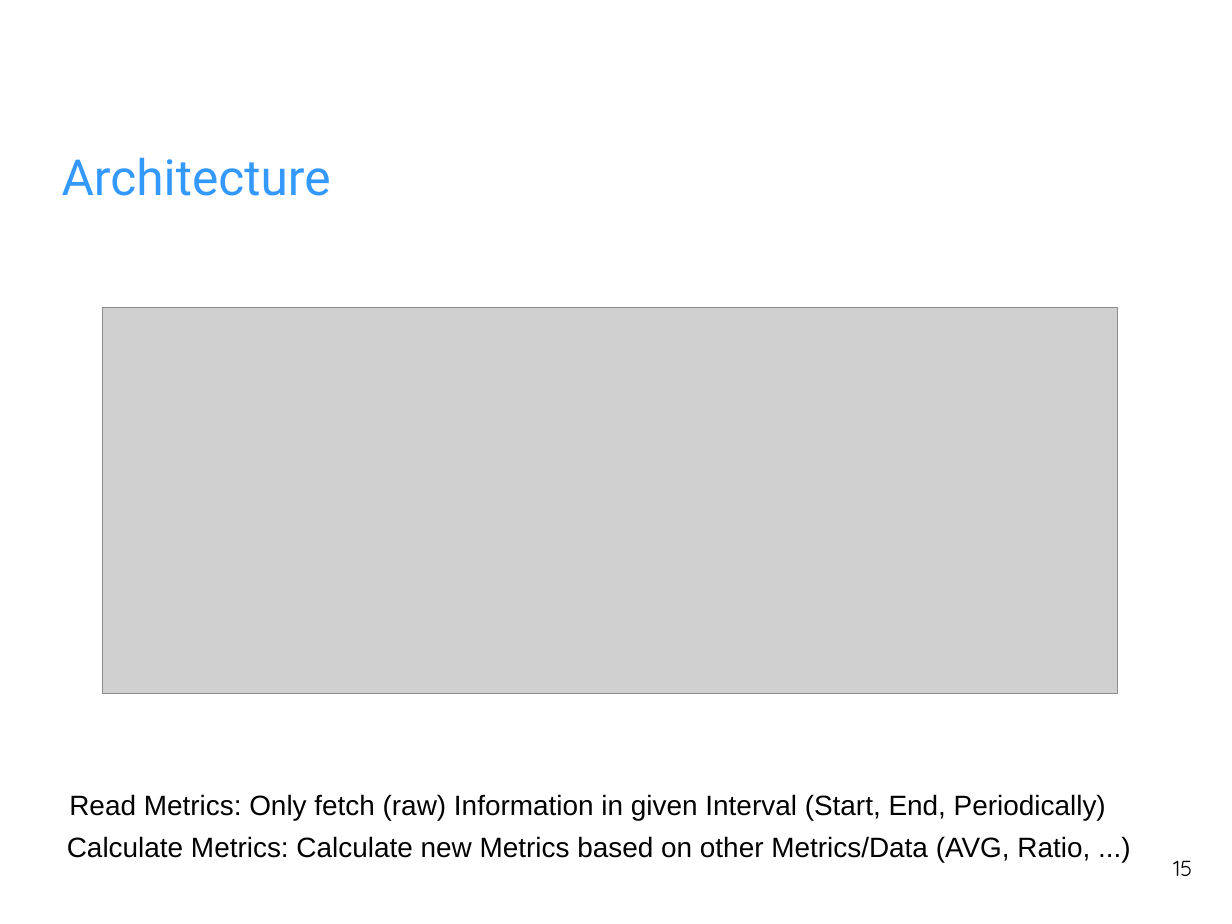
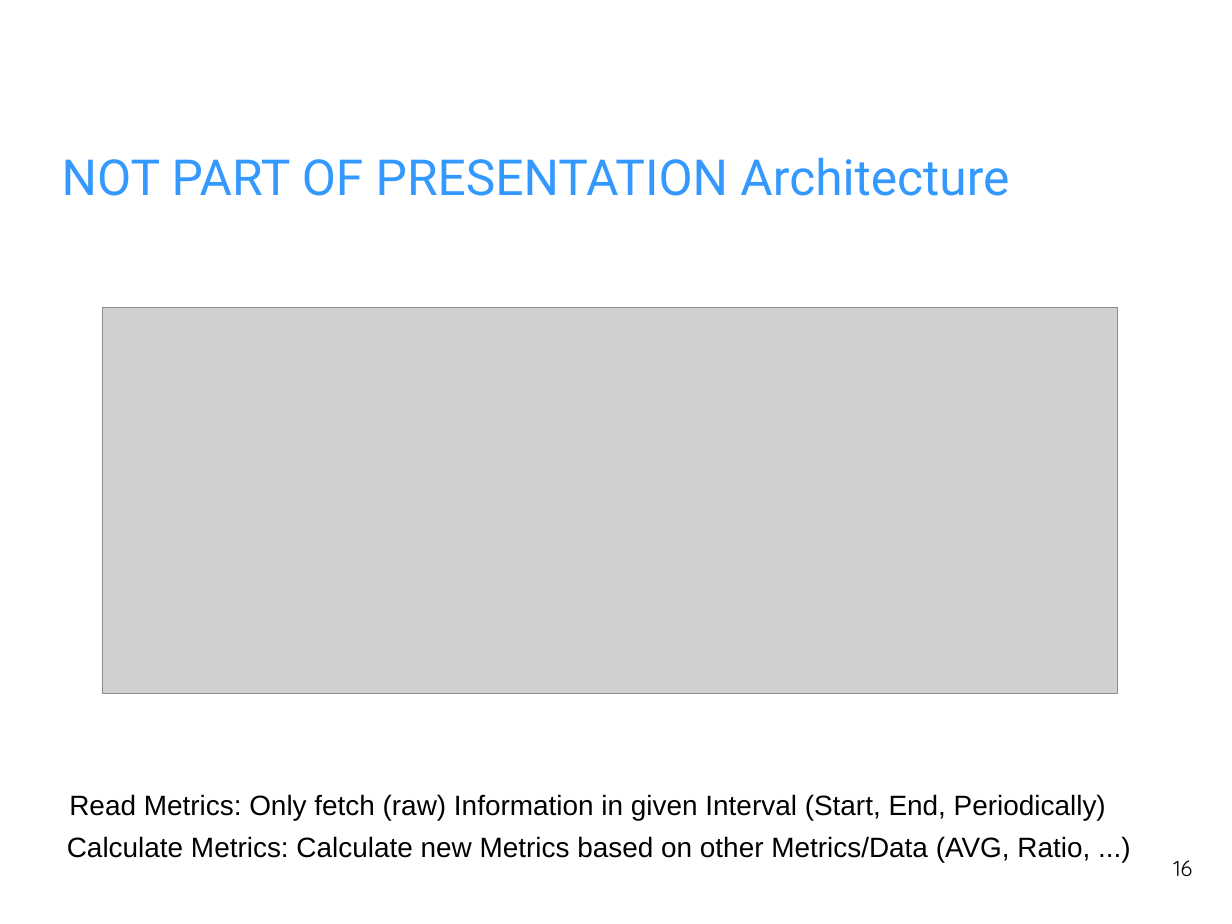
Before and after one commit to fhilprec/HardwareMonitoring, a slide deck: slide 16 of ProjectPresentation.odp (slide 15 before the commit). Drawn at 1232x924 pixels with LibreOffice and Linux fonts; fonts in the diff are those of the drawing; grey boxes stand for pictures; background and template pictures are left out. Boxes give left, top, right and bottom in pixels: in the first picture for what was removed or moved away, otherwise in the second. Text is boxed around its words. In the diff, an @@ line names an element or a change of style, - is before the commit and + after.

Commit message:
presentation

```diff
--- a/ProjectPresentation.odp
+++ b/ProjectPresentation.odp
@@ title at box(62, 157, 1009, 196): text changed @@
-Architecture
+NOT PART OF PRESENTATION Architecture
@@ page number at box(1173, 860, 1192, 877): text changed @@
-15
+16
```
Also in this commit, not shown: 1 other slide changed, 1 slide added.
